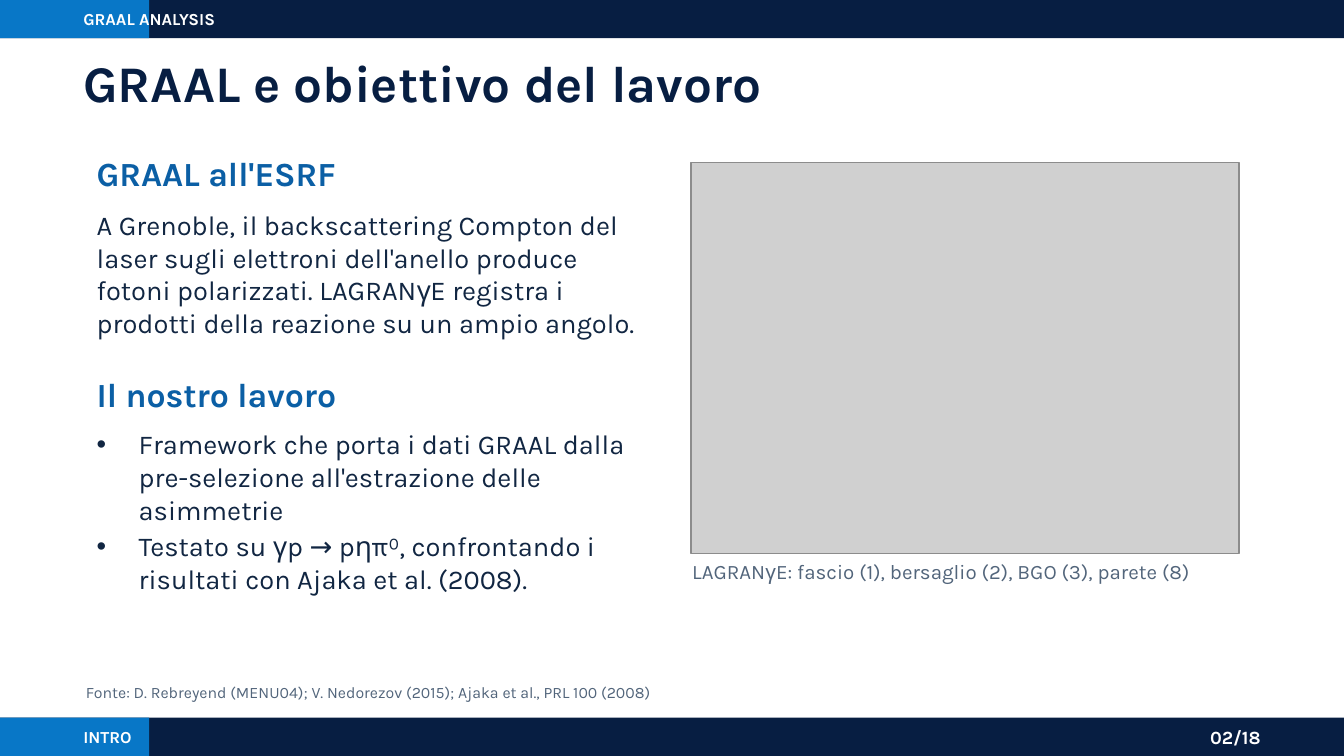
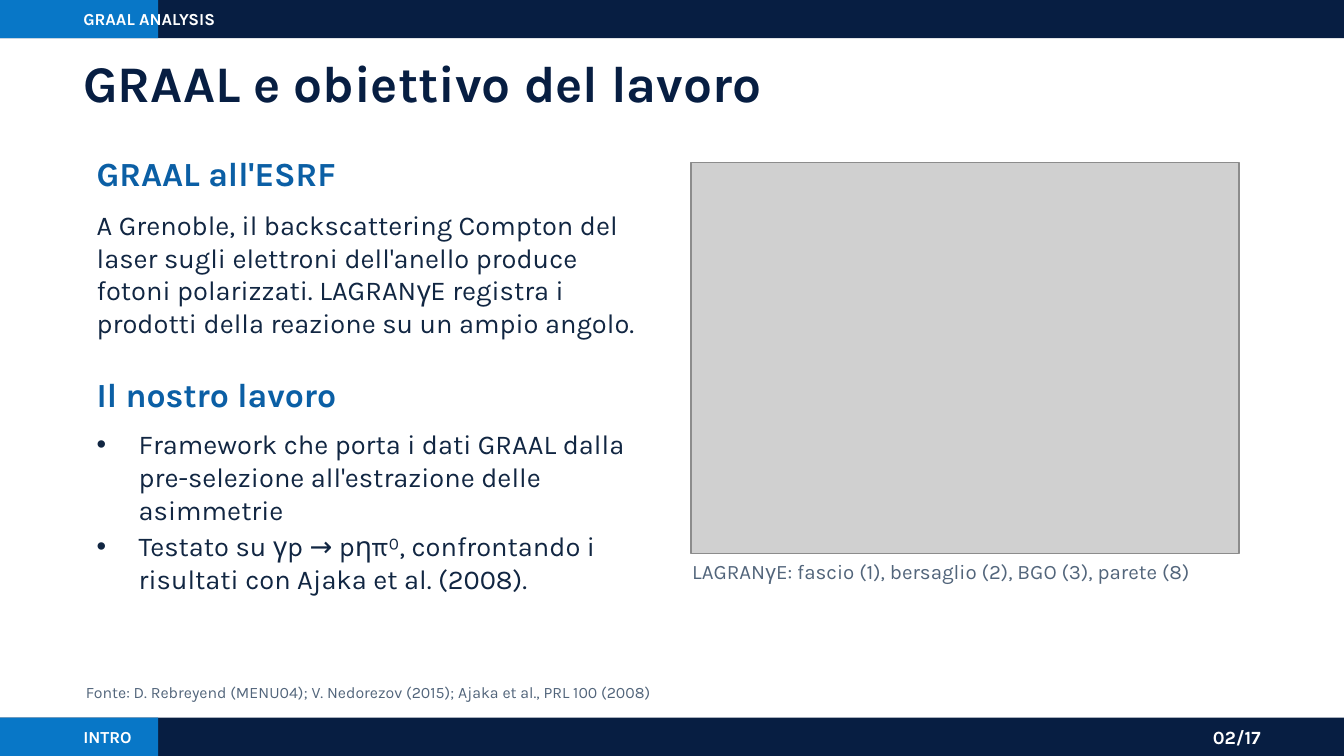
Before and after one commit to AntoninoFulci/GRAAL_Analysis, a slide deck: slide 2 of presentations/graal_analysis_framework_asimmetrie.pptx. Drawn at 1344x756 pixels with LibreOffice and Linux fonts; fonts in the diff are those of the drawing; grey boxes stand for pictures. Boxes give left, top, right and bottom in pixels: in the first picture for what was removed or moved away, otherwise in the second. Text is boxed around its words. In the diff, an @@ line names an element or a change of style, - is before the commit and + after.

```diff
--- a/presentations/graal_analysis_framework_asimmetrie.pptx
+++ b/presentations/graal_analysis_framework_asimmetrie.pptx
@@ rectangle: place and size @@
-rectangle at box(0, 0, 149, 38)
+rectangle at box(0, 0, 159, 38)
@@ rectangle: place and size @@
-rectangle at box(0, 718, 149, 755)
+rectangle at box(0, 718, 159, 755)
@@ text at box(1213, 730, 1261, 746): text changed @@
-02/18
+02/17
```
Also in this commit, not shown: 14 other slides changed, 2 slides added, 3 slides removed, 9 other files.
